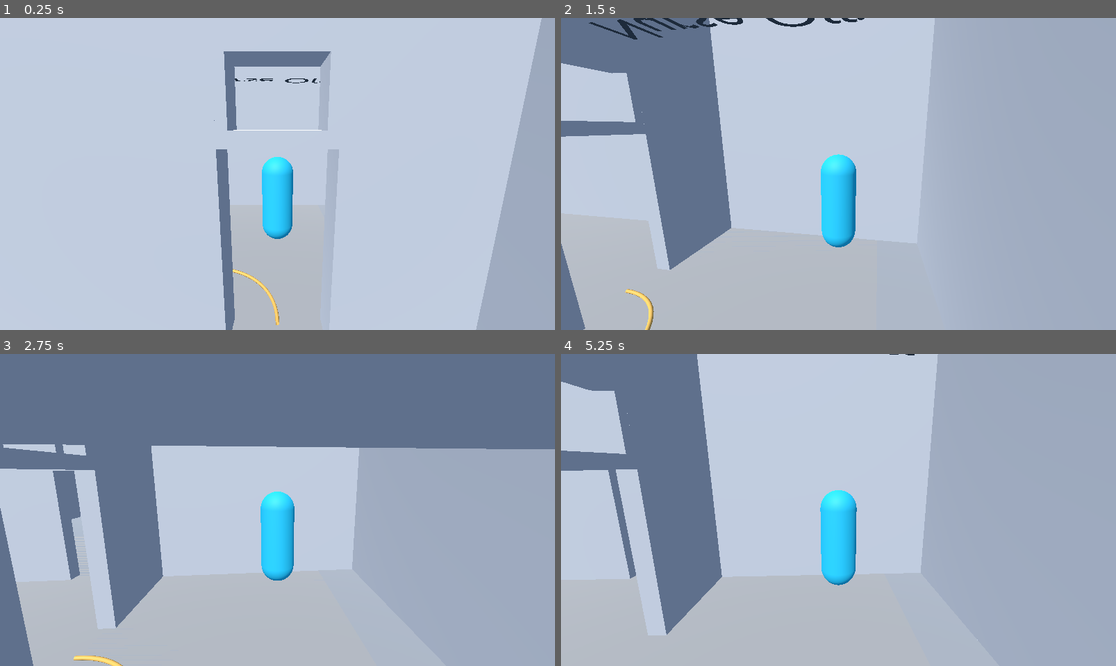
Above: before the commit, frames 1-4 (two rows, left to right).
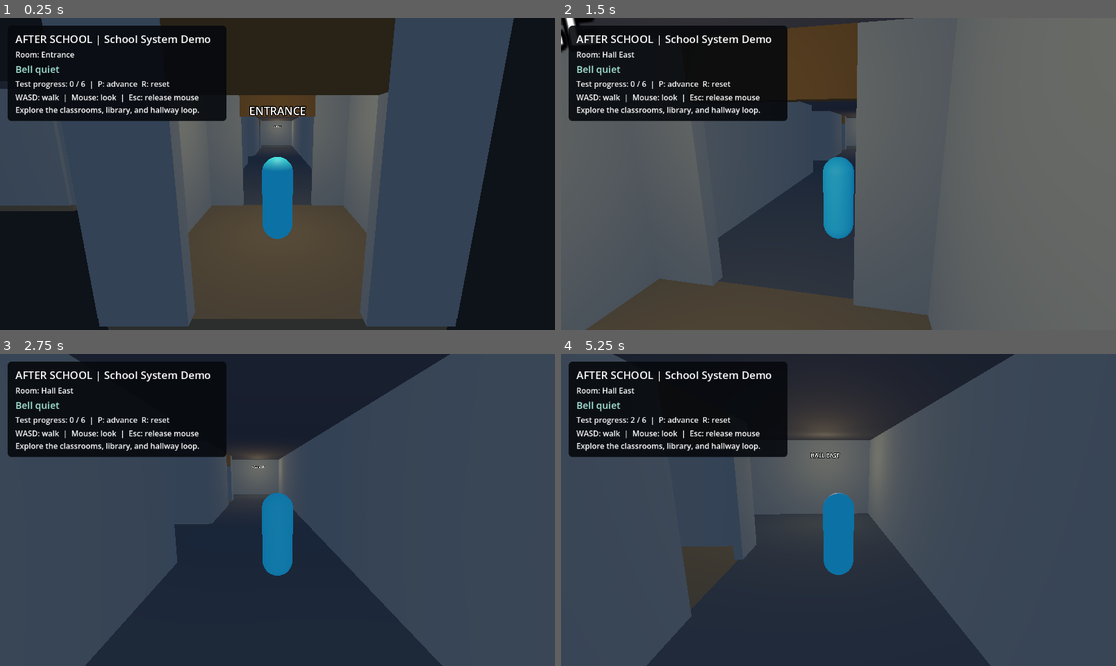
Above: after the commit, the same moments.

Repository: evanqjones/Comp440Project3
Game: Godot game, scene res://scenes/school_system_demo.tscn
Two runs of this game, one before a commit and one after it. Both use one fixed random seed, a clock stepped at 60 frames per second and the inputs below. Before the commit the project starts from res://scenes/school_blockout_preview.tscn.
Inputs (mouse positions are in pixels of both pictures, inside the frame that each line leads up to):
- Up to frame 1 (0.25 s): no input
- Up to frame 2 (1.5 s): tap Enter at 0.5 s; move the mouse to (866, 174) at 0.52 s; hold W from 0.53 s (still down); tap P at 0.6 s; tap R at 0.8, 1.35 s; move the mouse to (810, 174) at 1.27 s
- Up to frame 3 (2.75 s): keep holding W; tap P at 1.55, 2.1 s; move the mouse to (288, 503) at 2.02 s; tap R at 2.3 s
- Up to frame 4 (5.25 s): keep holding W; move the mouse to (832, 516) at 2.77 s; tap R at 2.85, 3.8, 4.35 s; tap P at 3.05, 3.6, 4.55, 5.1 s; move the mouse to (877, 513) at 3.52 s; move the mouse to (794, 506) at 4.27 s; move the mouse to (844, 510) at 5.02 s

The runs differ from the first frame. In frame 1, 100% of the frame differs, in the area x 0-100%, y 0-100%; in frame 2, 99%; in frame 3, 100%; in frame 4, 100%.

Commit message:
Launch visible School System demo and document it in README

Diff:
--- a/project.godot
+++ b/project.godot
@@ -14,7 +14,7 @@
 
 config/name="Comp440Project3"
 config/features=PackedStringArray("4.7")
-run/main_scene="res://scenes/school_blockout_preview.tscn"
+run/main_scene="res://scenes/school_system_demo.tscn"
 
 [rendering]
 
--- /dev/null
+++ b/scenes/school_system_demo.gd
@@ -0,0 +1,48 @@
+extends Node3D
+## Integration/demo only; Player controller and School services remain independent.
+
+@onready var school = $SchoolFoundation
+@onready var bell = $SchoolFoundation/SchoolBell
+@onready var player: Node3D = $PlayerPlaceholder
+@onready var room_label: Label = $DemoOverlay/Panel/Margin/Rows/Room
+@onready var bell_label: Label = $DemoOverlay/Panel/Margin/Rows/Bell
+@onready var progress_label: Label = $DemoOverlay/Panel/Margin/Rows/Progress
+
+var _demo_progress: int = 0
+
+
+func _ready() -> void:
+	player.global_position = school.get_entrance_position() + Vector3(0, 0.05, 0)
+	school.set_player_target(player)
+	school.player_room_changed.connect(_on_room_changed)
+	bell.bell_state_changed.connect(_on_bell_changed)
+	_on_room_changed(&"", school.get_room_id_at(player.global_position))
+	_on_bell_changed(bell.get_bell_snapshot())
+	_update_progress()
+	bell.start_scheduling()
+
+
+func _unhandled_input(event: InputEvent) -> void:
+	if event is InputEventKey and event.pressed and not event.echo:
+		if event.keycode == KEY_P:
+			_demo_progress = mini(6, _demo_progress + 1)
+		elif event.keycode == KEY_R:
+			_demo_progress = 0
+		else:
+			return
+		bell.set_objective_progress(_demo_progress)
+		_update_progress()
+		get_viewport().set_input_as_handled()
+
+
+func _on_room_changed(_previous: StringName, current: StringName) -> void:
+	room_label.text = "Room: " + (String(current).replace("_", " ").capitalize() if current != &"" else "Outside")
+
+
+func _on_bell_changed(snapshot) -> void:
+	bell_label.text = "BELL ACTIVE" if snapshot.active else "Bell quiet"
+	bell_label.modulate = Color(1.0, 0.35, 0.25) if snapshot.active else Color(0.65, 0.9, 0.85)
+
+
+func _update_progress() -> void:
+	progress_label.text = "Test progress: %d / 6  |  P: advance  R: reset" % _demo_progress
--- /dev/null
+++ b/scenes/school_system_demo.tscn
@@ -0,0 +1,74 @@
+[gd_scene load_steps=6 format=3]
+
+[ext_resource type="Script" path="res://scenes/school_system_demo.gd" id="1"]
+[ext_resource type="PackedScene" path="res://scenes/school_foundation.tscn" id="2"]
+[ext_resource type="PackedScene" path="res://scenes/player_placeholder.tscn" id="3"]
+
+[sub_resource type="Environment" id="Environment_demo"]
+background_mode = 1
+background_color = Color(0.055, 0.07, 0.1, 1)
+ambient_light_source = 3
+ambient_light_color = Color(0.55, 0.62, 0.75, 1)
+ambient_light_energy = 0.8
+
+[sub_resource type="StyleBoxFlat" id="PanelStyle"]
+bg_color = Color(0.025, 0.035, 0.05, 0.9)
+corner_radius_top_left = 8
+corner_radius_top_right = 8
+corner_radius_bottom_left = 8
+corner_radius_bottom_right = 8
+
+[node name="SchoolSystemDemo" type="Node3D"]
+script = ExtResource("1")
+
+[node name="SchoolFoundation" parent="." instance=ExtResource("2")]
+
+[node name="SchoolBell" parent="SchoolFoundation" index="0"]
+minimum_interval = 5.0
+maximum_interval = 10.0
+bell_duration = 4.0
+auto_start = false
+debug_transitions = true
+
+[node name="PlayerPlaceholder" parent="." instance=ExtResource("3")]
+position = Vector3(26, 0.05, 26)
+
+[node name="WorldEnvironment" type="WorldEnvironment" parent="."]
+environment = SubResource("Environment_demo")
+
+[node name="DemoOverlay" type="CanvasLayer" parent="."]
+
+[node name="Panel" type="PanelContainer" parent="DemoOverlay"]
+offset_left = 16.0
+offset_top = 16.0
+offset_right = 470.0
+mouse_filter = 2
+theme_override_styles/panel = SubResource("PanelStyle")
+
+[node name="Margin" type="MarginContainer" parent="DemoOverlay/Panel"]
+theme_override_constants/margin_left = 16
+theme_override_constants/margin_top = 12
+theme_override_constants/margin_right = 16
+theme_override_constants/margin_bottom = 12
+
+[node name="Rows" type="VBoxContainer" parent="DemoOverlay/Panel/Margin"]
+theme_override_constants/separation = 5
+
+[node name="Title" type="Label" parent="DemoOverlay/Panel/Margin/Rows"]
+theme_override_font_sizes/font_size = 22
+text = "AFTER SCHOOL | School System Demo"
+
+[node name="Room" type="Label" parent="DemoOverlay/Panel/Margin/Rows"]
+text = "Room: Entrance"
+
+[node name="Bell" type="Label" parent="DemoOverlay/Panel/Margin/Rows"]
+theme_override_font_sizes/font_size = 20
+text = "Bell quiet"
+
+[node name="Progress" type="Label" parent="DemoOverlay/Panel/Margin/Rows"]
+text = "Test progress: 0 / 6  |  P: advance  R: reset"
+
+[node name="Controls" type="Label" parent="DemoOverlay/Panel/Margin/Rows"]
+text = "WASD: walk  |  Mouse: look  |  Esc: release mouse\nExplore the classrooms, library, and hallway loop."
+
+[editable path="SchoolFoundation"]
--- /dev/null
+++ b/tests/school_demo_test.gd
@@ -0,0 +1,48 @@
+extends SceneTree
+
+var failures := 0
+
+
+func _initialize() -> void:
+	call_deferred("_run")
+
+
+func _check(condition: bool, message: String) -> void:
+	if not condition:
+		failures += 1
+		push_error(message)
+
+
+func _run() -> void:
+	var main_path: String = ProjectSettings.get_setting("application/run/main_scene")
+	_check(main_path == "res://scenes/school_system_demo.tscn", "F5 must launch the School demo")
+	var demo = load(main_path).instantiate()
+	root.add_child(demo)
+	await physics_frame
+	await physics_frame
+	var bell = demo.bell
+	bell.set_process(false)
+	_check(demo.player.get_node("CameraPivot/SpringArm3D/Camera3D").current, "Existing player camera must be active")
+	_check(demo.school.get_current_room_id() == &"entrance", "Player must start inside entrance")
+	_check(demo.room_label.text == "Room: Entrance", "Room must be visible")
+	_check(demo.bell_label.text == "Bell quiet", "Initial Bell state must be visible")
+	bell._process(11.0)
+	_check(demo.bell_label.text == "BELL ACTIVE", "Bell start must update visible status")
+	bell._process(4.1)
+	_check(demo.bell_label.text == "Bell quiet", "Bell end must update visible status")
+	var key := InputEventKey.new()
+	key.pressed = true
+	key.keycode = KEY_P
+	for i in range(6):
+		demo._unhandled_input(key)
+	_check(bell.get_bell_snapshot().progression_index == 6, "Demo input must reach School Bell")
+	_check(bell.get_interval_bounds().is_equal_approx(Vector2(2.5, 5)), "Demo progress scales future bounds")
+	demo.player.position = Vector3(6, 0.05, 6)
+	await physics_frame
+	await physics_frame
+	_check(demo.room_label.text == "Room: Classroom 101", "Walking between rooms must update overlay")
+	key.keycode = KEY_R
+	demo._unhandled_input(key)
+	_check(bell.get_bell_snapshot().progression_index == 0, "Demo reset must clear test progress")
+	print("School demo integration: %d failures" % failures)
+	quit(1 if failures else 0)
Not shown, added: scenes/school_system_demo.gd.uid
Binary file added: school_system_demo.png
Not shown, added: scripts/school/school_bell.gd.uid
Not shown, added: tests/school_bell_test.gd.uid
Not shown, added: tests/school_demo_test.gd.uid
Not shown, changed: After-School-AI-GDD/docs/PROGRESS.md
Not shown, changed: README.md
Not shown, changed: SCHOOL_BELL.md
Not shown, changed: SCHOOL_FOUNDATION.md
